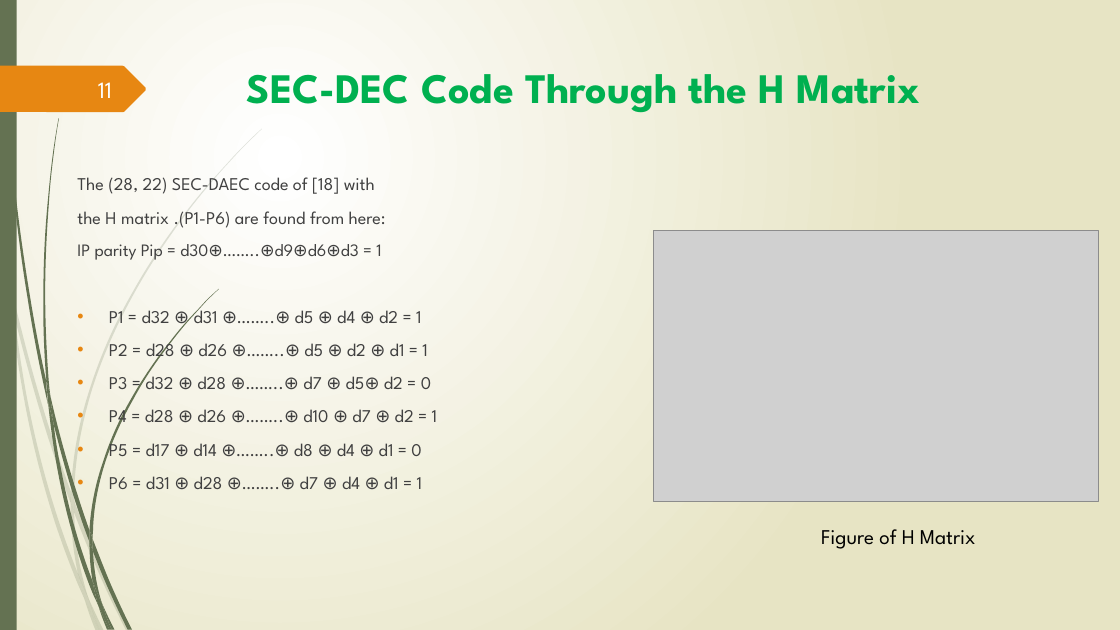
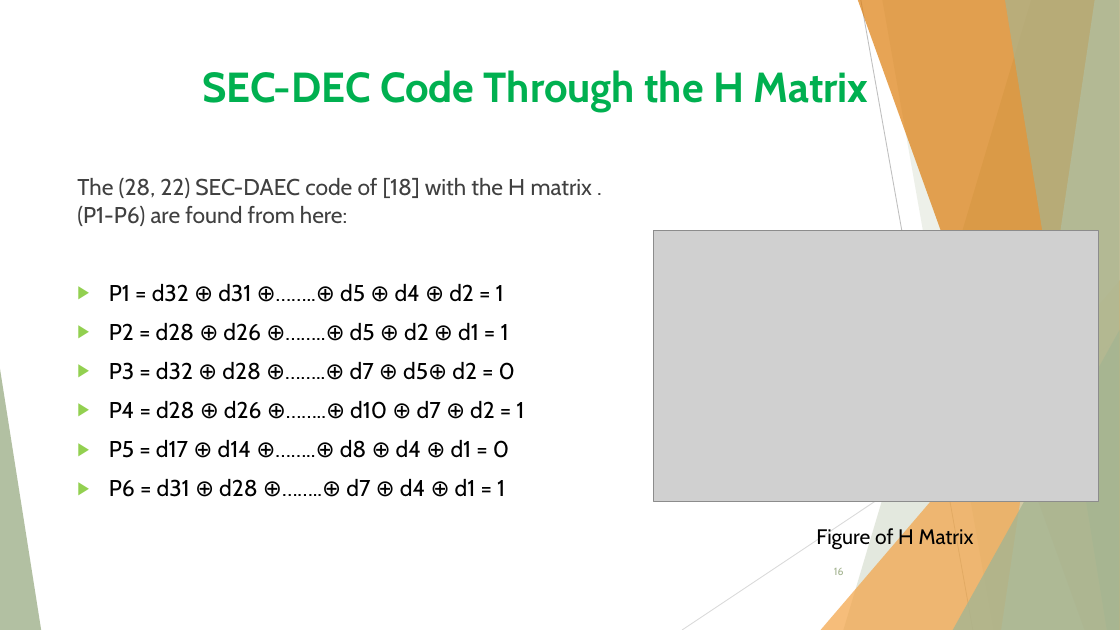
Before and after one commit to Limon49/Thesis, a slide deck: slide 16 of 1607049.pptx (slide 11 before the commit). Drawn at 1120x630 pixels with LibreOffice and Linux fonts; fonts in the diff are those of the drawing; grey boxes stand for pictures. Boxes give left, top, right and bottom in pixels: in the first picture for what was removed or moved away, otherwise in the second. Text is boxed around its words. In the diff, an @@ line names an element or a change of style, - is before the commit and + after.

```diff
--- a/1607049.pptx
+++ b/1607049.pptx
@@ background gradient #FFFFFF to #E8E6C4 to #FFFFFF @@
@@ rectangle removed at (0,0,17,630) @@
@@ title "SEC-DEC Code Through the H ..." at (202,70,869,112): font League Spartan to Cabin @@
@@ title "SEC-DEC Code Through the H ...": place and size @@
-title "SEC-DEC Code Through the H ..." at (247,74,920,113)
+title "SEC-DEC Code Through the H ..." at (202,70,869,112)
@@ freeform shape removed at (0,66,146,112) @@
@@ page number removed at (98,82,112,98) @@
-11
@@ text at (77,178,592,226): text changed; size 15.4 to 19.6 pt; font League Spartan to Cabin @@
-The (28, 22) SEC-DAEC code of [18] with
-the H matrix .(P1-P6) are found from here:
-IP parity Pip = d30⊕……..⊕d9⊕d6⊕d3 = 1
+The (28, 22) SEC-DAEC code of [18] with the H matrix .(P1-P6) are found from here:
@@ text at (109,284,524,497): size 15.4 to 19.6 pt, font League Spartan to Cabin, text colour #404040 to #000000 in "P1 = d32 ⊕ d31 ⊕……..⊕ d5 ...", "P2 = d28 ⊕ d26 ⊕……..⊕ d5 ...", "P3 = d32 ⊕ d28 ⊕……..⊕ d7 ...", "P4 = d28 ⊕ d26 ⊕……..⊕ d10 ..." and 2 more places; bullet • to ▶; bullet colour #E78712 to #92D050 @@
@@ group added at (0,0,1120,630): 5 freeform shapes, 3 triangles, 2 lines @@
@@ text "Figure of H Matrix" at (816,527,974,551): font League Spartan to Cabin @@
@@ page number added at (834,568,844,575), 9 pt, text #A5B592 @@
+16
@@ group removed at (0,129,262,630): 10 freeform shapes @@
@@ group removed at (3,0,218,630): 12 freeform shapes @@
```
Also in this commit, not shown: 13 other slides changed, 7 slides added, 1 slide removed, 4 other files.
